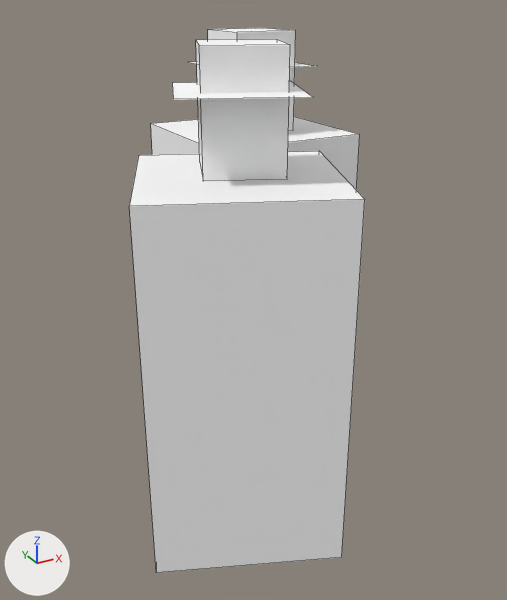
One commit to the OBJ model src/main/resources/assets/alconautics/models/block/dandelion_tincture_pair.obj: the scene before it, then after it.
Before and after are seen from a 50 mm lens placed at (-0.1, -1.616, 0.88), pointed at (0.5, -0.524, 0.334). The axes (+X, +Y, +Z) are drawn at lower left. The lights are the same throughout. The picture after the commit comes second. Mesh edges are drawn as thin lines. Where no turn or scale is listed for an object, it has been applied to the vertices. Vertices at exactly the same position are counted once.

Script lines for the objects in view, before the commit:
```python
me_dandelion_tincture_pair = bpy.data.meshes.new('dandelion_tincture_pair')
me_dandelion_tincture_pair.from_pydata(...)  # 56 vertices, 36 faces; spans x 0.185..0.75, y -0.882..-0.187, z 0.0..0.813
me_dandelion_tincture_pair.materials.append(mat_tex0)  # its picture is missing
ob_dandelion_tincture_pair = bpy.data.objects.new('dandelion_tincture_pair', me_dandelion_tincture_pair)
ob_dandelion_tincture_pair.location = (0.0, 0.0, 0.0)
```
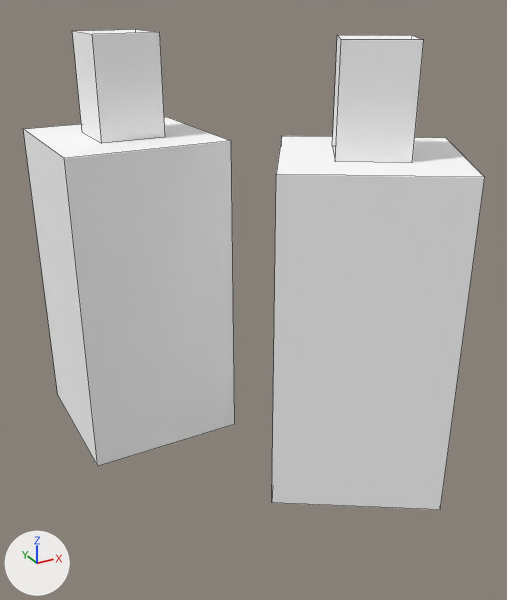
Boxes (x1, y1, x2, y2) around the edits, measured in the pictures (507 x 600 px; the box of a moved part takes in the faces that stretch with it):
'dandelion_tincture_pair', reshaped (95% wider, 12% shorter)
    before: (129, 28, 365, 573)
    after: (23, 29, 485, 510)
part 1 of me_dandelion_tincture_pair, moved or reshaped
    before: (208, 28, 296, 131)
    after: (72, 29, 165, 143)
part 2 of me_dandelion_tincture_pair, moved or reshaped
    before: (151, 117, 360, 189)
    after: (23, 117, 235, 466)
part 3 of me_dandelion_tincture_pair, moved or reshaped
    before: (196, 40, 290, 181)
    after: (332, 35, 424, 163)
part 4 of me_dandelion_tincture_pair, moved or reshaped
    before: (129, 151, 365, 573)
    after: (272, 136, 485, 510)
part 5 of me_dandelion_tincture_pair, deleted
    before: (188, 62, 315, 67)
part 6 of me_dandelion_tincture_pair, deleted
    before: (172, 81, 312, 100)

The change in detail:
me_dandelion_tincture_pair is used by ob_dandelion_tincture_pair; location (0.0, 0.0, 0.0).
me_dandelion_tincture_pair had 56 vertices, 36 faces and spanned x 0.185..0.75, y -0.882..-0.187, z 0.0..0.813.
me_dandelion_tincture_pair now has 32 vertices, 24 faces and spans x 0.188..0.872, y -0.872..-0.125, z 0.0..0.813.
me_dandelion_tincture_pair part 1: the loose piece of 8 vertices spanning x 0.531..0.656, y -0.406..-0.281, z 0.625..0.813 is moved by (-0.25, 0.062, 0.0).
me_dandelion_tincture_pair part 2: the loose piece of 8 vertices spanning x 0.438..0.75, y -0.5..-0.187, z 0.0..0.625 is moved by (-0.25, 0.062, 0.0).
me_dandelion_tincture_pair part 3: the loose piece of 8 vertices spanning x 0.325..0.488, y -0.738..-0.575, z 0.625..0.813 is turned -10 degrees about the z axis through its middle, then moved by (0.25, 0.0, 0.0).
me_dandelion_tincture_pair part 4: the loose piece of 8 vertices spanning x 0.185..0.594, y -0.882..-0.474, z 0.0..0.625 is turned -10 degrees about the z axis through its middle, then moved by (0.267, 0.022, 0.0).
me_dandelion_tincture_pair part 5: the loose piece of 4 vertices spanning x 0.5..0.688, y -0.437..-0.25, z 0.75 is deleted.
me_dandelion_tincture_pair part 6: the loose piece of 4 vertices spanning x 0.267..0.512, y -0.8..-0.555, z 0.75 is deleted.
Other edits to the shape of me_dandelion_tincture_pair do not show in these pictures.
